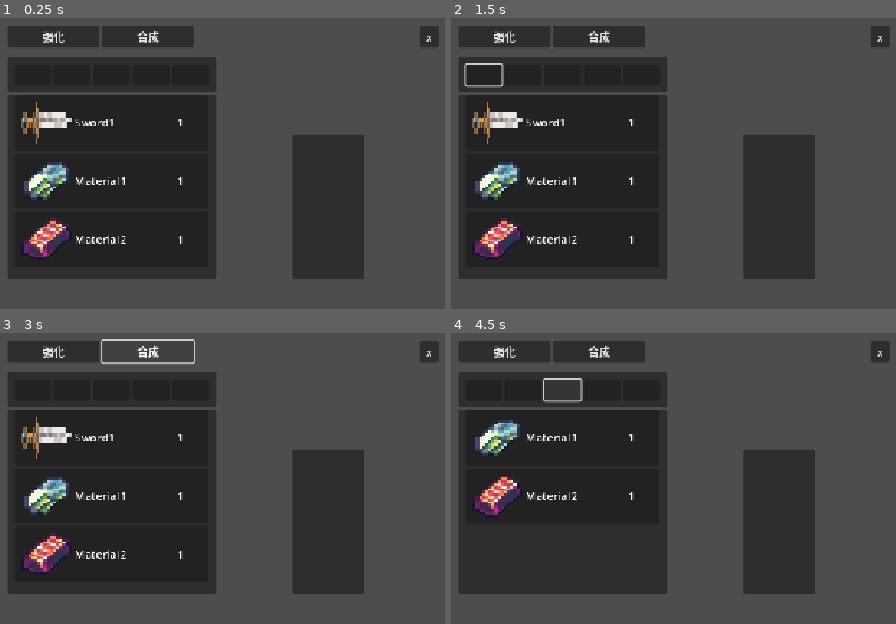
Above: before the commit, frames 1-4 (two rows, left to right).
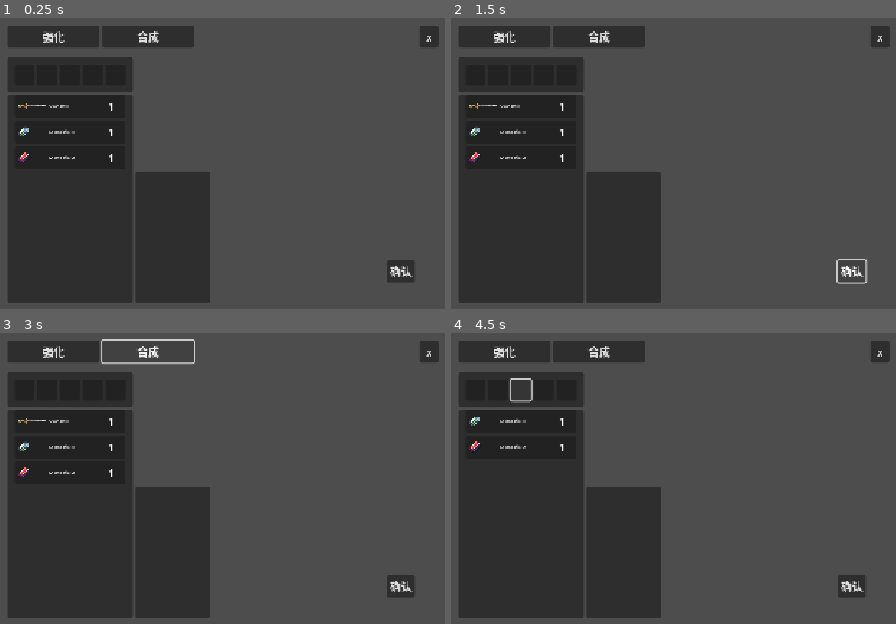
Above: after the commit, the same moments.

Repository: soufih/Dodot_Demo
Game: Godot game, scene res://UI/Equipment_Enhancement_UI/equipment_enhancement_ui.tscn
Same seed, same stepped clock (60 frames per second), same inputs: the game is played once before the commit and once after it. This scene is started directly instead of the project's main scene.
Inputs (mouse positions are in pixels of both pictures, inside the frame that each line leads up to; where the layout moved, square brackets give the same spot in the first picture):
- Up to frame 1 (0.25 s): no input
- Up to frame 2 (1.5 s): click (482, 76) at 0.52 s; click (851, 271) at 1.25 s, where only the run after the commit has a clickable "确认"
- Up to frame 3 (3 s): click "强化" at 2 s; click "合成" at 2.75 s
- Up to frame 4 (4.5 s): click (499, 391) [522, 391] at 3.5 s; click (522, 391) [562, 391] at 4.25 s

The runs differ from the first frame. In frame 1, 23% of the frame differs, in the area x 1-94%, y 13-98%; in frame 2, 23%; in frame 3, 23%; in frame 4, 23%.

Commit message:
强化界面优化

Diff:
--- a/Script/UI_Script/Component_UI/item_list_slot.gd
+++ b/Script/UI_Script/Component_UI/item_list_slot.gd
@@ -1,7 +1,7 @@
 extends PanelContainer
 class_name itemListslot
 
-@onready var icon:TextureRect = $MarginContainer/HBoxContainer/item_icon
+@onready var icon:TextureRect = $MarginContainer/item_icon_true
 @onready var itemName: Label = $MarginContainer/HBoxContainer/item_name
 @onready var amount: Label = $MarginContainer/HBoxContainer/item_amount
 
--- a/Script/UI_Script/Compound_UI/compound_margincontainer.gd
+++ b/Script/UI_Script/Compound_UI/compound_margincontainer.gd
@@ -4,7 +4,7 @@
 @onready var item_list_ui:itemList = $HBoxContainer/compound_ui/item_list_ui
 @onready var item_selector_ui:itemSelector = $HBoxContainer/compound_ui/item_selector_ui
 @onready var item_name_label: Label = $HBoxContainer/detailed_information/MarginContainer/name
-@onready var item_disciption_label: Label = $HBoxContainer/detailed_information/MarginContainer2/disciption
+@onready var item_disciption_label: Label = $HBoxContainer/detailed_information/MarginContainer2/discription
 @onready var item_recipe_list: itemList = $HBoxContainer/detailed_information/MarginContainer3/HBoxContainer/item_list_ui
 
 ##合成UI属性
--- a/UI/Component_UI/Item_List_UI/item_list_slot.tscn
+++ b/UI/Component_UI/Item_List_UI/item_list_slot.tscn
@@ -1,27 +1,25 @@
 [gd_scene load_steps=4 format=3 uid="uid://bmtyh6pxk6pjt"]
 
-[ext_resource type="Texture2D" uid="uid://bnunu78lmxyi3" path="res://Rescource/UI/MediavelFree.png" id="1_d30lc"]
 [ext_resource type="Script" uid="uid://dwslkgmy76apw" path="res://Script/UI_Script/Component_UI/item_list_slot.gd" id="1_o5r2q"]
+[ext_resource type="Texture2D" uid="uid://bepnwoncbphss" path="res://Rescource/Static/TestWeapon/weapons_new2_sword.png" id="2_o5r2q"]
 
-[sub_resource type="AtlasTexture" id="AtlasTexture_3d2df"]
-atlas = ExtResource("1_d30lc")
-region = Rect2(3.2324219, 20.793537, 70.76758, 72.20647)
+[sub_resource type="AtlasTexture" id="AtlasTexture_kvmbs"]
+atlas = ExtResource("2_o5r2q")
 
 [node name="item_list_slot" type="PanelContainer"]
-custom_minimum_size = Vector2(240, 80)
-offset_left = 10.0
-offset_top = 10.0
-offset_right = 47.0
-offset_bottom = 70.0
+custom_minimum_size = Vector2(80, 20)
+offset_top = 1.0
+offset_right = 160.0
+offset_bottom = 44.0
 script = ExtResource("1_o5r2q")
 
 [node name="MarginContainer" type="MarginContainer" parent="."]
 layout_mode = 2
 size_flags_horizontal = 3
-theme_override_constants/margin_left = 10
-theme_override_constants/margin_top = 10
-theme_override_constants/margin_right = 10
-theme_override_constants/margin_bottom = 10
+theme_override_constants/margin_left = 5
+theme_override_constants/margin_top = 5
+theme_override_constants/margin_right = 5
+theme_override_constants/margin_bottom = 5
 
 [node name="HBoxContainer" type="HBoxContainer" parent="MarginContainer"]
 layout_mode = 2
@@ -30,12 +28,12 @@
 layout_mode = 2
 size_flags_horizontal = 3
 size_flags_stretch_ratio = 2.0
-texture = SubResource("AtlasTexture_3d2df")
 
 [node name="item_name" type="Label" parent="MarginContainer/HBoxContainer"]
 layout_mode = 2
 size_flags_horizontal = 3
 size_flags_stretch_ratio = 4.0
+theme_override_font_sizes/font_size = 8
 autowrap_mode = 3
 
 [node name="item_amount" type="Label" parent="MarginContainer/HBoxContainer"]
@@ -43,8 +41,15 @@
 size_flags_horizontal = 3
 autowrap_mode = 3
 
+[node name="item_icon_true" type="TextureRect" parent="MarginContainer"]
+layout_mode = 2
+size_flags_horizontal = 0
+size_flags_vertical = 4
+texture = SubResource("AtlasTexture_kvmbs")
+
 [node name="Button" type="Button" parent="."]
 self_modulate = Color(1, 1, 1, 0)
 layout_mode = 2
+size_flags_stretch_ratio = 2.0
 
 [connection signal="button_down" from="Button" to="." method="_on_button_button_down"]
--- a/UI/Component_UI/Item_List_UI/item_selector_ui.tscn
+++ b/UI/Component_UI/Item_List_UI/item_selector_ui.tscn
@@ -3,13 +3,13 @@
 [ext_resource type="Script" uid="uid://cjsdhfc1emcpg" path="res://Script/UI_Script/Component_UI/item_selector_ui.gd" id="1_hwc0y"]
 
 [node name="item_selector_ui" type="PanelContainer"]
-custom_minimum_size = Vector2(300, 50)
+custom_minimum_size = Vector2(180, 50)
 anchors_preset = 15
 anchor_right = 1.0
 anchor_bottom = 1.0
 offset_left = 730.0
 offset_top = 87.0
-offset_right = -84.0
+offset_right = -242.0
 offset_bottom = -511.0
 grow_horizontal = 2
 grow_vertical = 2
--- a/UI/Equipment_Enhancement_UI/equipment_enhancement_ui.tscn
+++ b/UI/Equipment_Enhancement_UI/equipment_enhancement_ui.tscn
@@ -95,15 +95,17 @@
 
 [node name="item_selector_ui" parent="PanelContainer/VBoxContainer/PanelContainer2/compound_margincontainer/HBoxContainer/compound_ui" instance=ExtResource("1_yrfu7")]
 layout_mode = 2
+size_flags_horizontal = 0
 
 [node name="item_list_ui" parent="PanelContainer/VBoxContainer/PanelContainer2/compound_margincontainer/HBoxContainer/compound_ui" instance=ExtResource("2_ms68c")]
+custom_minimum_size = Vector2(180, 300)
 layout_mode = 2
-size_flags_vertical = 3
+size_flags_horizontal = 0
 
 [node name="detailed_information" type="VBoxContainer" parent="PanelContainer/VBoxContainer/PanelContainer2/compound_margincontainer/HBoxContainer"]
 layout_mode = 2
 size_flags_horizontal = 3
-size_flags_stretch_ratio = 3.0
+size_flags_stretch_ratio = 5.0
 
 [node name="MarginContainer" type="MarginContainer" parent="PanelContainer/VBoxContainer/PanelContainer2/compound_margincontainer/HBoxContainer/detailed_information"]
 layout_mode = 2
@@ -116,9 +118,9 @@
 [node name="MarginContainer2" type="MarginContainer" parent="PanelContainer/VBoxContainer/PanelContainer2/compound_margincontainer/HBoxContainer/detailed_information"]
 layout_mode = 2
 size_flags_vertical = 3
-size_flags_stretch_ratio = 2.0
+size_flags_stretch_ratio = 4.0
 
-[node name="disciption" type="Label" parent="PanelContainer/VBoxContainer/PanelContainer2/compound_margincontainer/HBoxContainer/detailed_information/MarginContainer2"]
+[node name="discription" type="Label" parent="PanelContainer/VBoxContainer/PanelContainer2/compound_margincontainer/HBoxContainer/detailed_information/MarginContainer2"]
 layout_mode = 2
 
 [node name="MarginContainer3" type="MarginContainer" parent="PanelContainer/VBoxContainer/PanelContainer2/compound_margincontainer/HBoxContainer/detailed_information"]
@@ -129,19 +131,25 @@
 [node name="HBoxContainer" type="HBoxContainer" parent="PanelContainer/VBoxContainer/PanelContainer2/compound_margincontainer/HBoxContainer/detailed_information/MarginContainer3"]
 layout_mode = 2
 
-[node name="MarginContainer2" type="MarginContainer" parent="PanelContainer/VBoxContainer/PanelContainer2/compound_margincontainer/HBoxContainer/detailed_information/MarginContainer3/HBoxContainer"]
-custom_minimum_size = Vector2(100, 0)
-layout_mode = 2
-size_flags_horizontal = 3
-
 [node name="item_list_ui" parent="PanelContainer/VBoxContainer/PanelContainer2/compound_margincontainer/HBoxContainer/detailed_information/MarginContainer3/HBoxContainer" instance=ExtResource("2_ms68c")]
 layout_mode = 2
 size_flags_horizontal = 3
 
-[node name="MarginContainer" type="MarginContainer" parent="PanelContainer/VBoxContainer/PanelContainer2/compound_margincontainer/HBoxContainer/detailed_information/MarginContainer3/HBoxContainer"]
-custom_minimum_size = Vector2(100, 0)
+[node name="MarginContainer2" type="MarginContainer" parent="PanelContainer/VBoxContainer/PanelContainer2/compound_margincontainer/HBoxContainer/detailed_information/MarginContainer3/HBoxContainer"]
 layout_mode = 2
 size_flags_horizontal = 3
+size_flags_stretch_ratio = 2.0
+
+[node name="MarginContainer" type="MarginContainer" parent="PanelContainer/VBoxContainer/PanelContainer2/compound_margincontainer/HBoxContainer/detailed_information/MarginContainer3/HBoxContainer"]
+layout_mode = 2
+size_flags_horizontal = 3
+theme_override_constants/margin_bottom = 30
+
+[node name="Button" type="Button" parent="PanelContainer/VBoxContainer/PanelContainer2/compound_margincontainer/HBoxContainer/detailed_information/MarginContainer3/HBoxContainer/MarginContainer"]
+layout_mode = 2
+size_flags_horizontal = 4
+size_flags_vertical = 8
+text = "确认"
 
 [connection signal="button_down" from="PanelContainer/VBoxContainer/Buttons/MarginContainer/HBoxContainer/intensify_button" to="." method="_on_intensify_button_button_down"]
 [connection signal="button_down" from="PanelContainer/VBoxContainer/Buttons/MarginContainer/HBoxContainer/compound_button" to="." method="_on_compound_button_button_down"]
